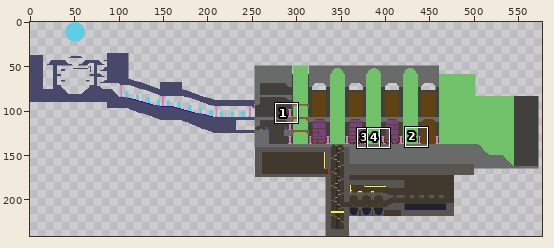
Two versions of one pixel-art file, Assets/Maps/Archive.aseprite. The picture above shows the old version from afar; the outline marks the close-up.
Close-up. Before the commit:
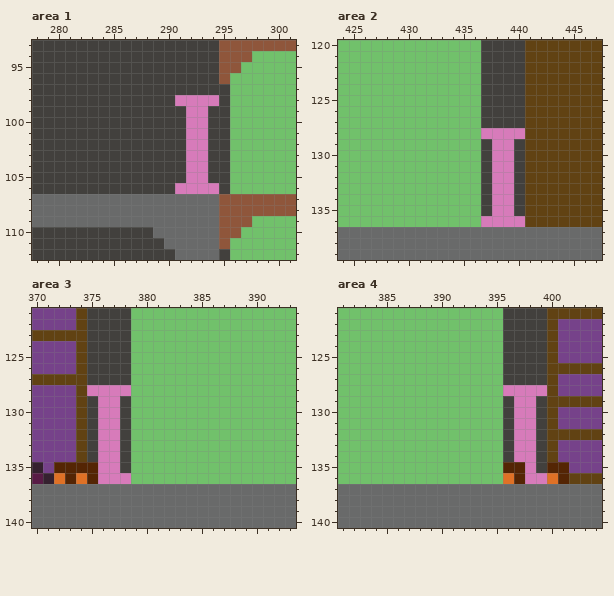
644x241 pixels, 1 frame. Shown: area 1: x 278..301, y 93..112; area 2: x 424..447, y 120..139; area 3: x 370..393, y 121..140; area 4: x 381..404, y 121..140. The wide view leaves out empty margins. The commit also changed other parts of the picture, which this record leaves out.
Once edited:
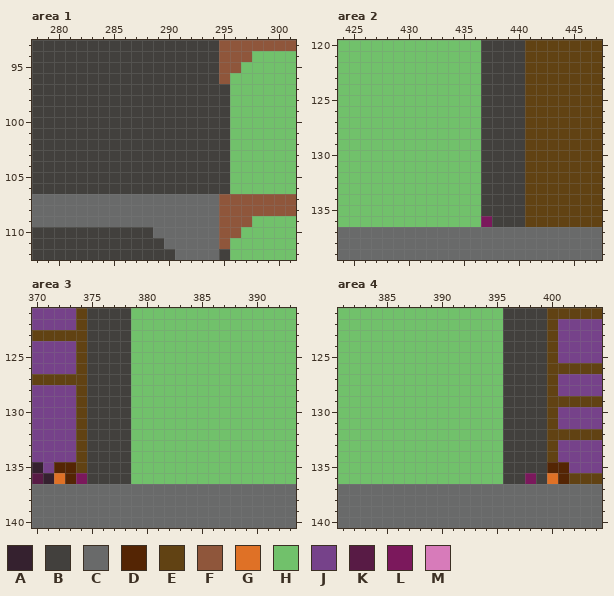
Palette (. is transparent): A #35212f  B #42403d  C #696a6a  D #542504  E #614213  F #8f563b  G #df7126  H #71c16b  J #76428a  K #581b45  L #7b185c  M #d77bba
What changed:
{"where": "area 1, layer \"Tiles\""}
{"y":98,"x":291,"old":"MMMM","new":"BBBB"}
{"y":99,"x":292,"old":"MM","new":"BB"}
{"y":100,"x":292,"old":"MM","new":"BB"}
{"y":101,"x":292,"old":"MM","new":"BB"}
{"y":102,"x":292,"old":"MM","new":"BB"}
{"y":103,"x":292,"old":"MM","new":"BB"}
{"y":104,"x":292,"old":"MM","new":"BB"}
{"y":105,"x":292,"old":"MM","new":"BB"}
{"y":106,"x":291,"old":"MMMM","new":"BBBB"}
{"where": "area 2, layers \"Objects\", \"Tiles\""}
{"y":128,"x":437,"old":"MMMM","new":"BBBB"}
{"y":129,"x":438,"old":"MM","new":"BB"}
{"y":130,"x":438,"old":"MM","new":"BB"}
{"y":131,"x":438,"old":"MM","new":"BB"}
{"y":132,"x":438,"old":"MM","new":"BB"}
{"y":133,"x":438,"old":"MM","new":"BB"}
{"y":134,"x":438,"old":"MM","new":"BB"}
{"y":135,"x":438,"old":"MM","new":"BB"}
{"y":136,"x":437,"old":"MMMM","new":"LBBB"}
{"where": "area 3, layers \"Objects\", \"Tiles\""}
{"y":128,"x":375,"old":"MMMM","new":"BBBB"}
{"y":129,"x":376,"old":"MM","new":"BB"}
{"y":130,"x":376,"old":"MM","new":"BB"}
{"y":131,"x":376,"old":"MM","new":"BB"}
{"y":132,"x":376,"old":"MM","new":"BB"}
{"y":133,"x":376,"old":"MM","new":"BB"}
{"y":134,"x":376,"old":"MM","new":"BB"}
{"y":135,"x":374,"old":"DDMM","new":"EBBB"}
{"y":136,"x":374,"old":"GDMMM","new":"LBBBB"}
{"where": "area 4, layers \"Objects\", \"Tiles\""}
{"y":128,"x":396,"old":"MMMM","new":"BBBB"}
{"y":129,"x":397,"old":"MM","new":"BB"}
{"y":130,"x":397,"old":"MM","new":"BB"}
{"y":131,"x":397,"old":"MM","new":"BB"}
{"y":132,"x":397,"old":"MM","new":"BB"}
{"y":133,"x":397,"old":"MM","new":"BB"}
{"y":134,"x":397,"old":"MM","new":"BB"}
{"y":135,"x":396,"old":"DDM","new":"BBB"}
{"y":136,"x":396,"old":"GDMM","new":"BBLB"}
{"label":"changed","picture_box":[175,95,219,194]}
{"label":"changed","picture_box":[481,128,525,227]}
{"label":"changed","picture_box":[76,385,131,484]}
{"label":"changed","picture_box":[503,385,547,484]}
